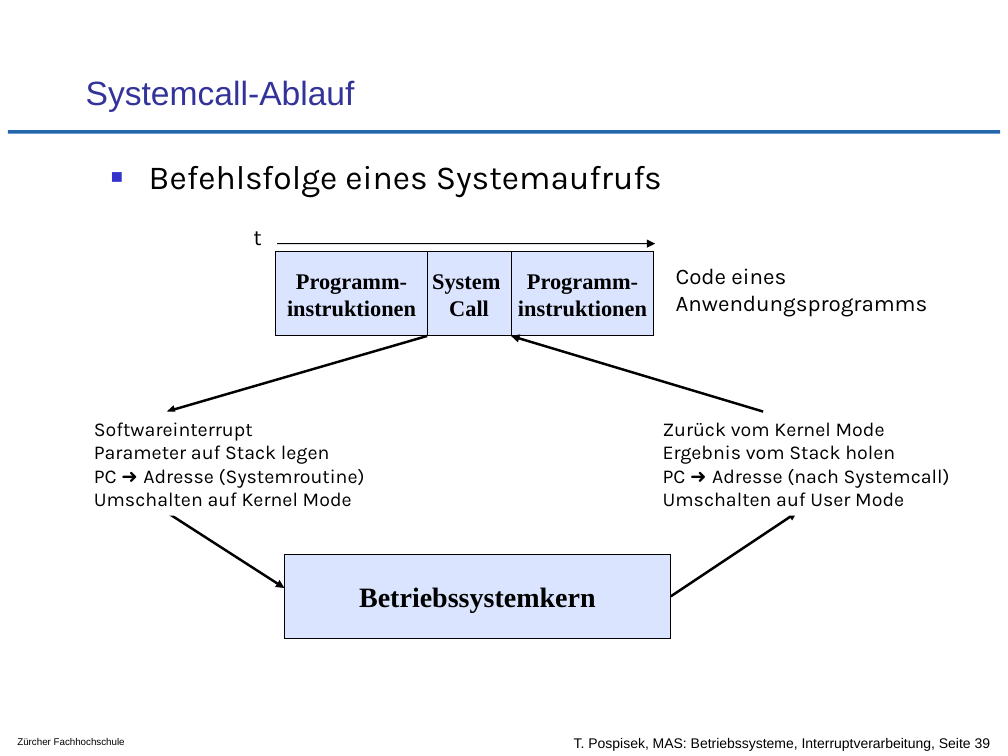
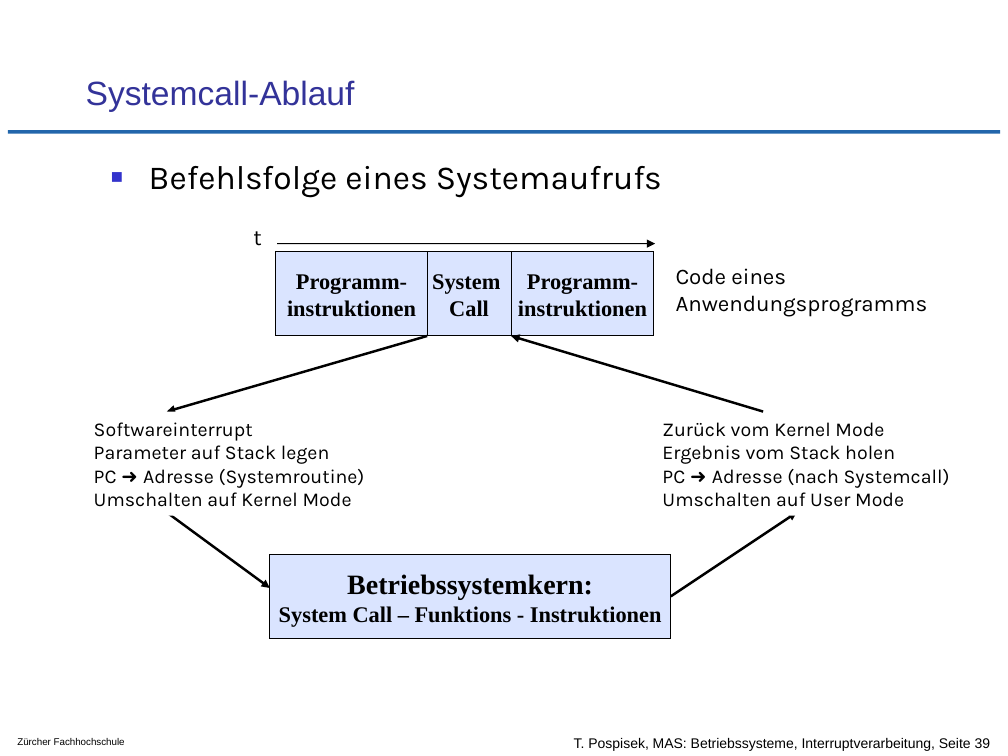
Before and after one commit to tpo/betriebssysteme, a slide deck: slide 39 of 04-3_Interruptverarbeitung_in_Betriebssystemen.odp. Drawn at 1008x756 pixels with LibreOffice and Linux fonts; fonts in the diff are those of the drawing; background and template pictures are left out. Boxes give left, top, right and bottom in pixels: in the first picture for what was removed or moved away, otherwise in the second. Text is boxed around its words. In the diff, an @@ line names an element or a change of style, - is before the commit and + after.

```diff
--- a/04-3_Interruptverarbeitung_in_Betriebssystemen.odp
+++ b/04-3_Interruptverarbeitung_in_Betriebssystemen.odp
@@ arrow moved from (166, 512) - (284, 588) to (166, 512) - (270, 588) @@
@@ rectangle "Betriebssystemkern: System Call – Funktions ...": place and size @@
-rectangle "Betriebssystemkern: System Call – Funktions ..." at [284,554,670,638]
+rectangle "Betriebssystemkern: System Call – Funktions ..." at [270,554,671,638]
@@ text in rectangle at [279,574,662,627]: text changed; size 20 to 16 pt @@
-Betriebssystemkern
+Betriebssystemkern:
+System Call – Funktions - Instruktionen
```
Also in this commit, not shown: 10 other slides changed.
